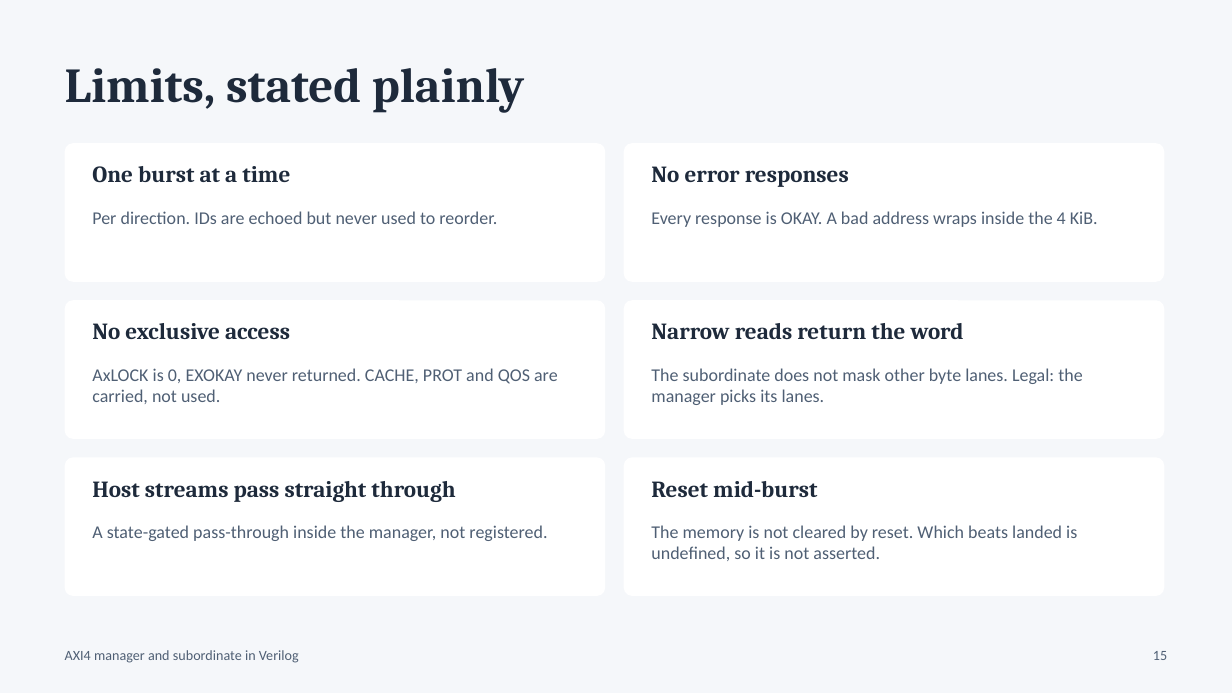
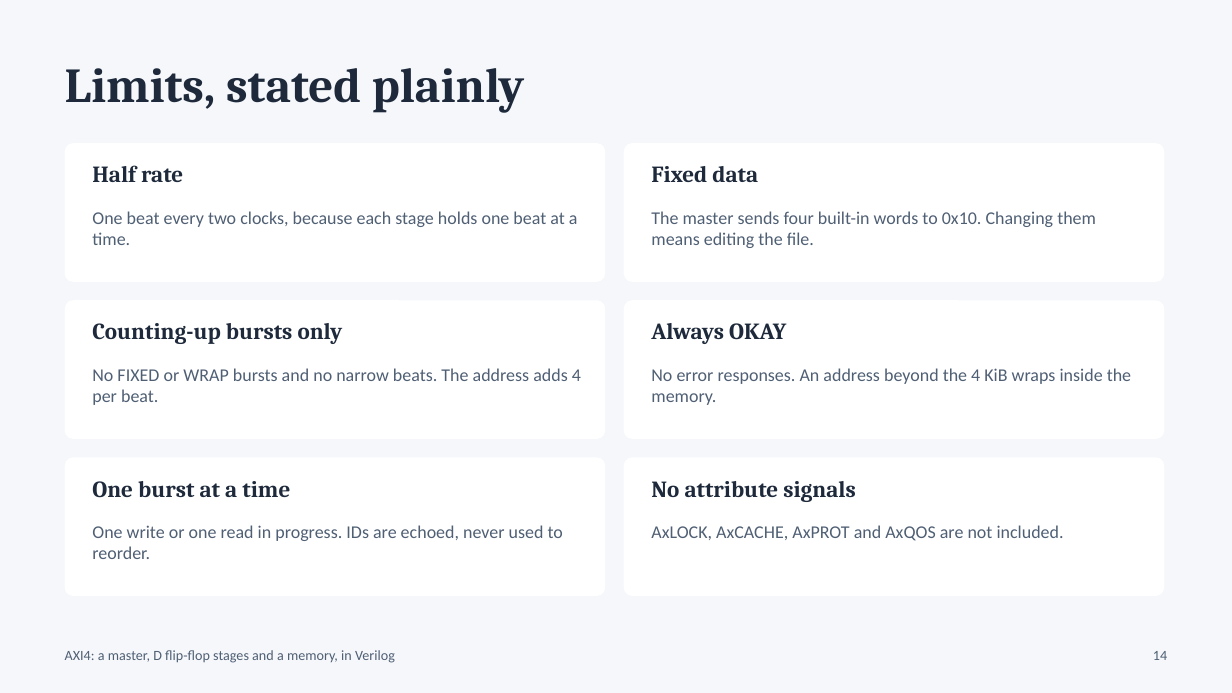
Before and after one commit to Moksha2709/Axi4_FPGA_Implementation, a slide deck: slide 14 of docs/AXI4_Viva_Presentation.pptx (slide 15 before the commit). Drawn at 1232x693 pixels with LibreOffice and Linux fonts; fonts in the diff are those of the drawing. Boxes give left, top, right and bottom in pixels: in the first picture for what was removed or moved away, otherwise in the second. Text is boxed around its words. In the diff, an @@ line names an element or a change of style, - is before the commit and + after.

Commit message:
Master that starts transfers itself, D flip-flop stages on all five channels; INCR-only bursts, no attribute signals; regenerate diagram, waveforms and presentation

```diff
--- a/docs/AXI4_Viva_Presentation.pptx
+++ b/docs/AXI4_Viva_Presentation.pptx
@@ text at (92,165,183,182): text changed @@
-One burst at a time
+Half rate
@@ text at (651,166,758,182): text changed @@
-No error responses
+Fixed data
@@ text at (92,211,578,245): text changed @@
-Per direction. IDs are echoed but never used to reorder.
+One beat every two clocks, because each stage holds one beat at a time.
@@ text at (651,211,1096,248): text changed @@
-Every response is OKAY. A bad address wraps inside the 4 KiB.
+The master sends four built-in words to 0x10. Changing them means editing the file.
@@ text at (92,323,343,344): text changed @@
-No exclusive access
+Counting-up bursts only
@@ text at (651,323,786,344): text changed @@
-Narrow reads return the word
+Always OKAY
@@ text at (92,368,581,405): text changed @@
-AxLOCK is 0, EXOKAY never returned. CACHE, PROT and QOS are carried, not used.
+No FIXED or WRAP bursts and no narrow beats. The address adds 4 per beat.
@@ text at (651,368,1131,405): text changed @@
-The subordinate does not mask other byte lanes. Legal: the manager picks its lanes.
+No error responses. An address beyond the 4 KiB wraps inside the memory.
@@ text at (92,481,290,498): text changed @@
-Host streams pass straight through
+One burst at a time
@@ text at (651,481,856,502): text changed @@
-Reset mid-burst
+No attribute signals
@@ text at (92,525,563,559): text changed @@
-A state-gated pass-through inside the manager, not registered.
+One write or one read in progress. IDs are echoed, never used to reorder.
@@ text at (651,525,1064,541): text changed @@
-The memory is not cleared by reset. Which beats landed is undefined, so it is not asserted.
+AxLOCK, AxCACHE, AxPROT and AxQOS are not included.
@@ text at (65,650,395,663): text changed @@
-AXI4 manager and subordinate in Verilog
+AXI4: a master, D flip-flop stages and a memory, in Verilog
@@ text at (1153,651,1167,660): text changed @@
-15
+14
```
Also in this commit, not shown: 7 other slides changed, 8 slides added, 9 slides removed, 23 other files.
